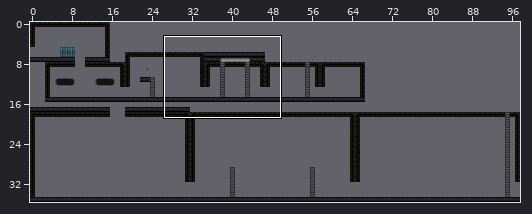
Tiled map -- data/maps/level1.tmx. The picture above shows the old version from afar; the outline marks the close-up.
Close-up. Earlier state:
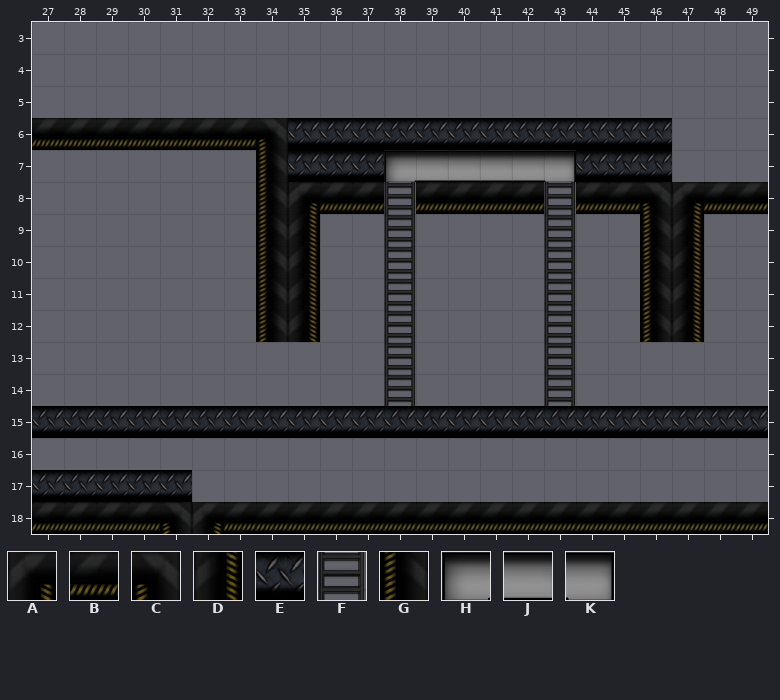
Cells are 80x80 px. Shown: x 27..49, y 3..18.
Key: from "TileSheet": A 0, B 1, C 3, D 20, E 21, F 22, G 23; from "ventilation shaft": H 0, J 1, K 2.
_ is an empty cell.
Layer "Level" before, first column x 27:
 3 _______________________
 4 _______________________
 5 _______________________
 6 BBBBBBBCEEEEEEEEEEEE___
 7 _______GEEEHJJJJKEEE___
 8 _______GABBFBBBBFBBCABB
 9 _______GD__F____F__GD__
10 _______GD__F____F__GD__
11 _______GD__F____F__GD__
12 _______GD__F____F__GD__
13 ___________F____F______
14 ___________F____F______
15 EEEEEEEEEEEEEEEEEEEEEEE
16 _______________________
17 EEEEE__________________
18 BBBBCABBBBBBBBBBBBBBBBB
The same view after the edit:
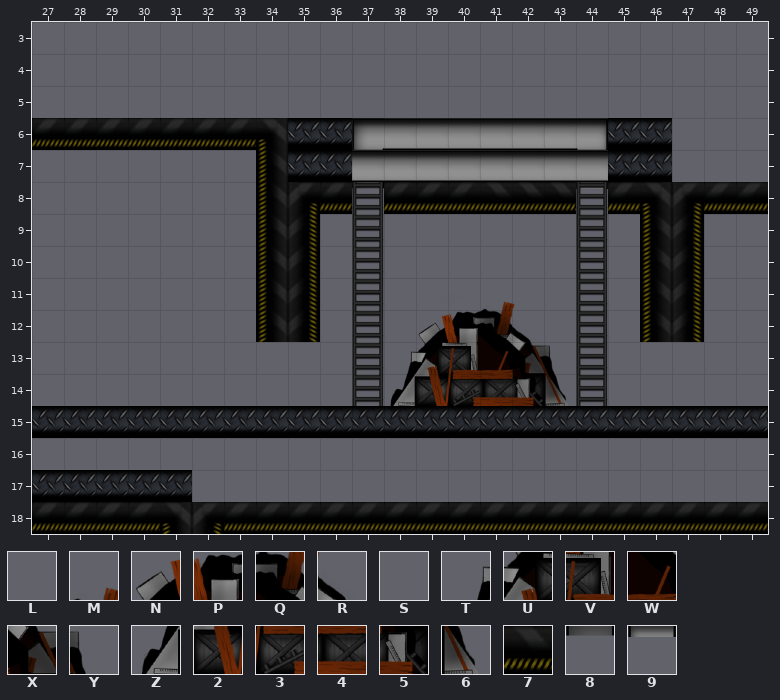
Further tiles: from "Blockade": L 0, M 3, N 7, P 8, Q 9, R 10, S 11, T 12, U 13, V 14, W 15, X 16, Y 17, Z 18, 2 19, 3 20, 4 21, 5 22, 6 23; from "TileSheet": 7 2; from "ventilation shaft": 8 3, 9 5.
See-through tiles are keyed as they look on the map.
Log entry: Simplified player's animation deciding stuff.
What changed:
Layer "Background":
The author put tile 8 in row 8 at x 37.
The author put tile 9 in row 8 at x 44.
The author put tile H in row 6 at x 37.
The author put tile J in row 6 at x 38 to 43; in row 7 at x 37 to 38 and 43 to 44.
The author put tile K in row 6 at x 44.
Layer "Level":
The author put tile 2 in row 14 at x 39.
The author put tile 3 in row 14 at x 40.
The author put tile 4 in row 14 at x 41.
The author put tile 5 in row 14 at x 42.
Tile F becomes tile 6 in row 14 at x 43.
Tile B becomes tile 7 in row 8 at x 41 to 42.
Tile F becomes tile 7 in row 8 at x 43.
Tile F becomes tile B in row 8 at x 38.
Tile B becomes tile F in row 8 at x 37 and 44.
The author put tile F in rows 9 to 14 at x 37 and 44.
Tile F becomes tile L in row 11 at x 38.
The author put tile M in row 11 at x 41.
The author put tile N in row 12 at x 39.
The author put tile P in row 12 at x 40.
The author put tile Q in row 12 at x 41.
The author put tile R in row 12 at x 42.
Tile F becomes tile S in row 12 at x 43.
Tile F becomes tile T in row 13 at x 38.
The author put tile U in row 13 at x 39.
The author put tile V in row 13 at x 40.
The author put tile W in row 13 at x 41.
The author put tile X in row 13 at x 42.
Tile F becomes tile Y in row 13 at x 43.
Tile F becomes tile Z in row 14 at x 38.
Tile E is gone in row 6 at x 37 to 44; in row 7 at x 37 and 44.
Tile F is gone in rows 9 to 10 at x 38 and 43; in row 11 at x 43; in row 12 at x 38.
Tile H is gone in row 7 at x 38.
Tile K is gone in row 7 at x 43.
Boxes around the changes in both close-ups, in picture pixels (x1, y1, x2, y2):
changed: (352, 118, 608, 406)
